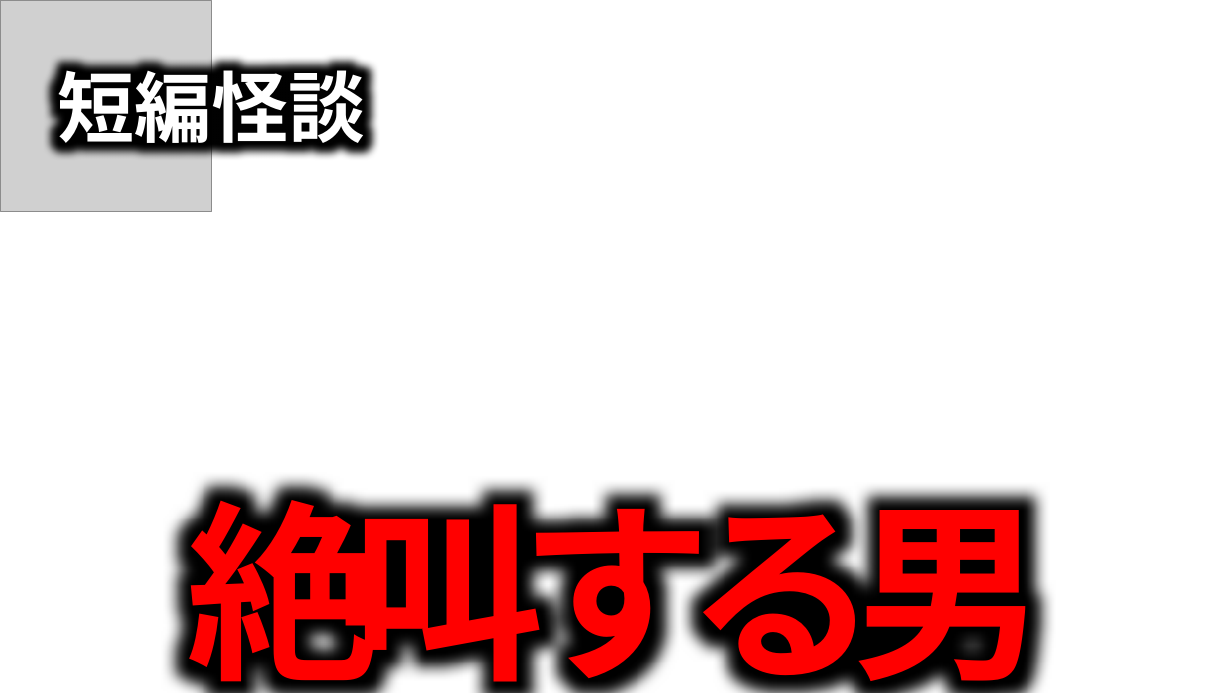
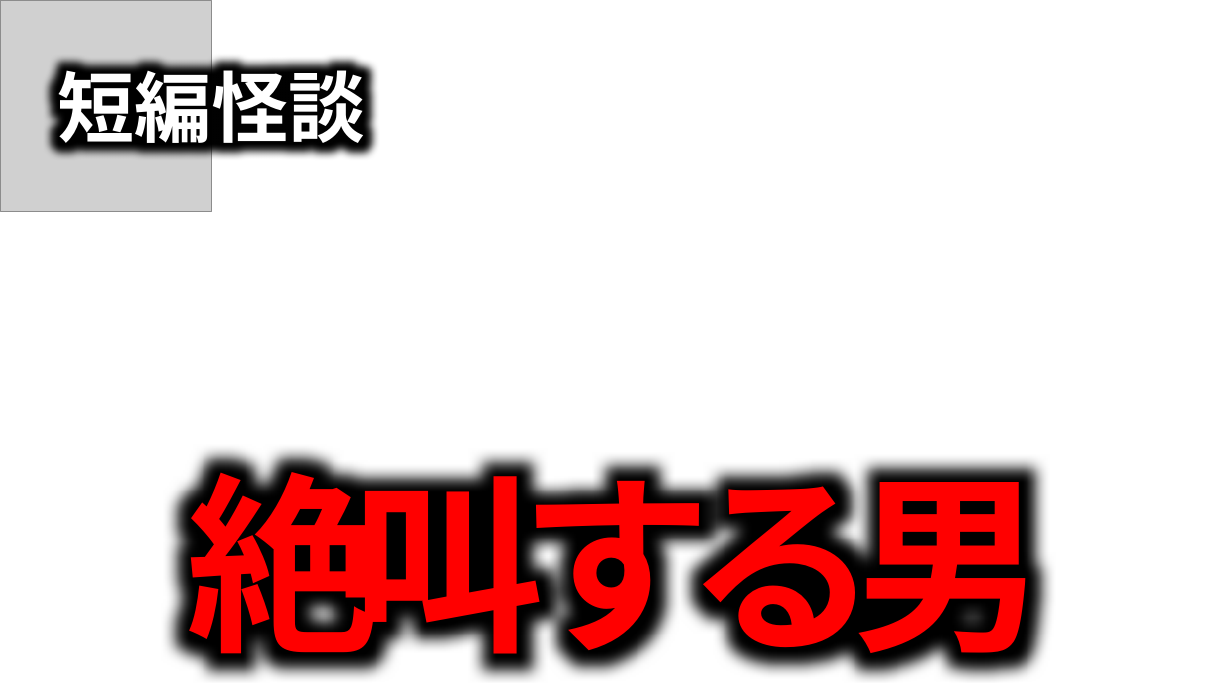
Before and after one commit to takeko333/ContentGenerator, a slide deck: slide 4 of bkup/Channels/ほたてまだこ/サムネイル_Horror.pptx. Drawn at 1232x693 pixels with LibreOffice and Linux fonts; fonts in the diff are those of the drawing; grey boxes stand for pictures; background and template pictures are left out. Boxes give left, top, right and bottom in pixels: in the first picture for what was removed or moved away, otherwise in the second. Text is boxed around its words. In the diff, an @@ line names an element or a change of style, - is before the commit and + after.

```diff
--- a/bkup/Channels/ほたてまだこ/サムネイル_Horror.pptx
+++ b/bkup/Channels/ほたてまだこ/サムネイル_Horror.pptx
@@ text "絶叫する男" rewrapped from (186, 468, 1046, 693) to (186, 440, 1046, 683) @@
```
Also in this commit, not shown: 1 other file.
